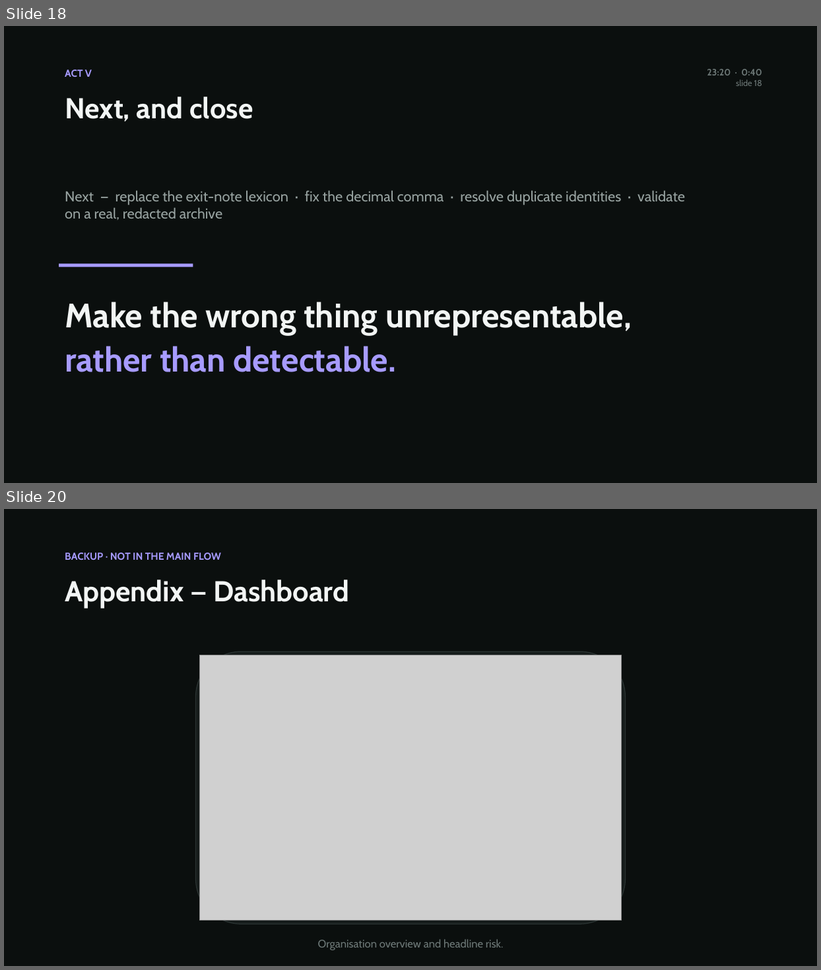
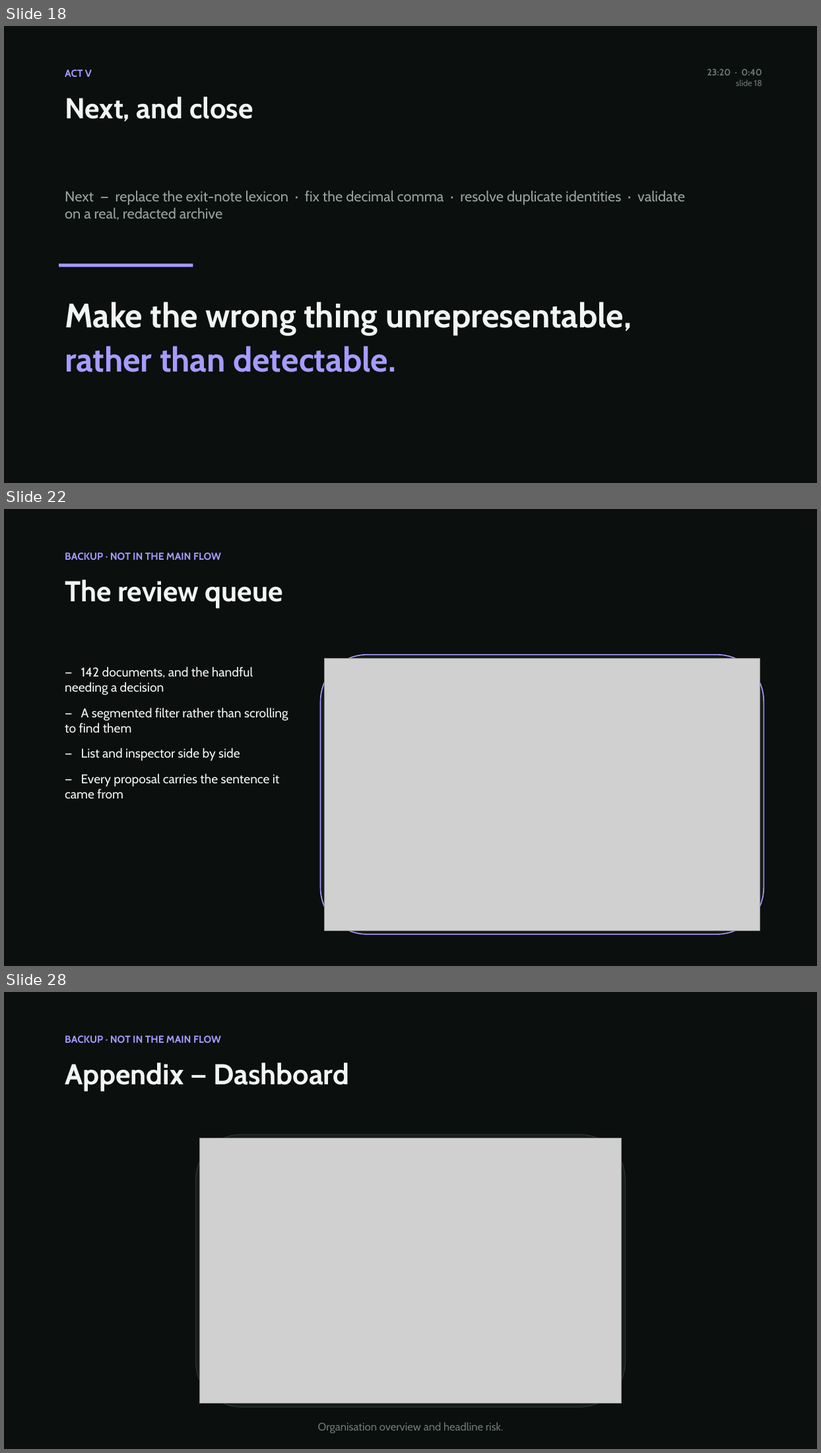
Before and after one commit to AzizKhayati1/companysim, a slide deck: docs/reading-the-paperwork.pptx. Shown one above the other, each under a label of ours: slides 18 and 20 before the commit, slides 18, 22 and 28 after it; the slides between them are not shown. The pictures are 821x970 and 821x1453 pixels, drawn with LibreOffice and Linux fonts; fonts in the diff are those of the drawing; grey boxes stand for pictures. Boxes give left, top, right and bottom in pixels: in the first picture for what was removed or moved away, otherwise in the second. Text is boxed around its words. In the diff, an @@ line names an element or a change of style, - is before the commit and + after.

```diff
--- a/docs/reading-the-paperwork.pptx
+++ b/docs/reading-the-paperwork.pptx
@@ slide 22 added at bbox=[4, 509, 817, 966], background #0B0F0E @@
@@ text added at bbox=[65, 553, 221, 560], 12 pt, text #A79BFF, bold @@
+BACKUP · NOT IN THE MAIN FLOW
@@ text added at bbox=[65, 580, 283, 608], 34 pt, text #F2F5F4, bold @@
+The review queue
@@ text added at bbox=[65, 667, 288, 799], 15 pt, text #F2F5F4 @@
+— 142 documents, and the handful needing a decision
+— A segmented filter rather than scrolling to find them
+— List and inspector side by side
+— Every proposal carries the sentence it came from
@@ rounded rectangle added at bbox=[321, 655, 764, 935], fill #161C1B, outline #A79BFF 1.25 pt @@
@@ picture added at bbox=[324, 658, 760, 931] @@
@@ what was slide 20 is now slide 28 @@
```
Also in this commit, not shown: 1 slide changed, 8 other slides added, 2 slides removed, 12 other files.
